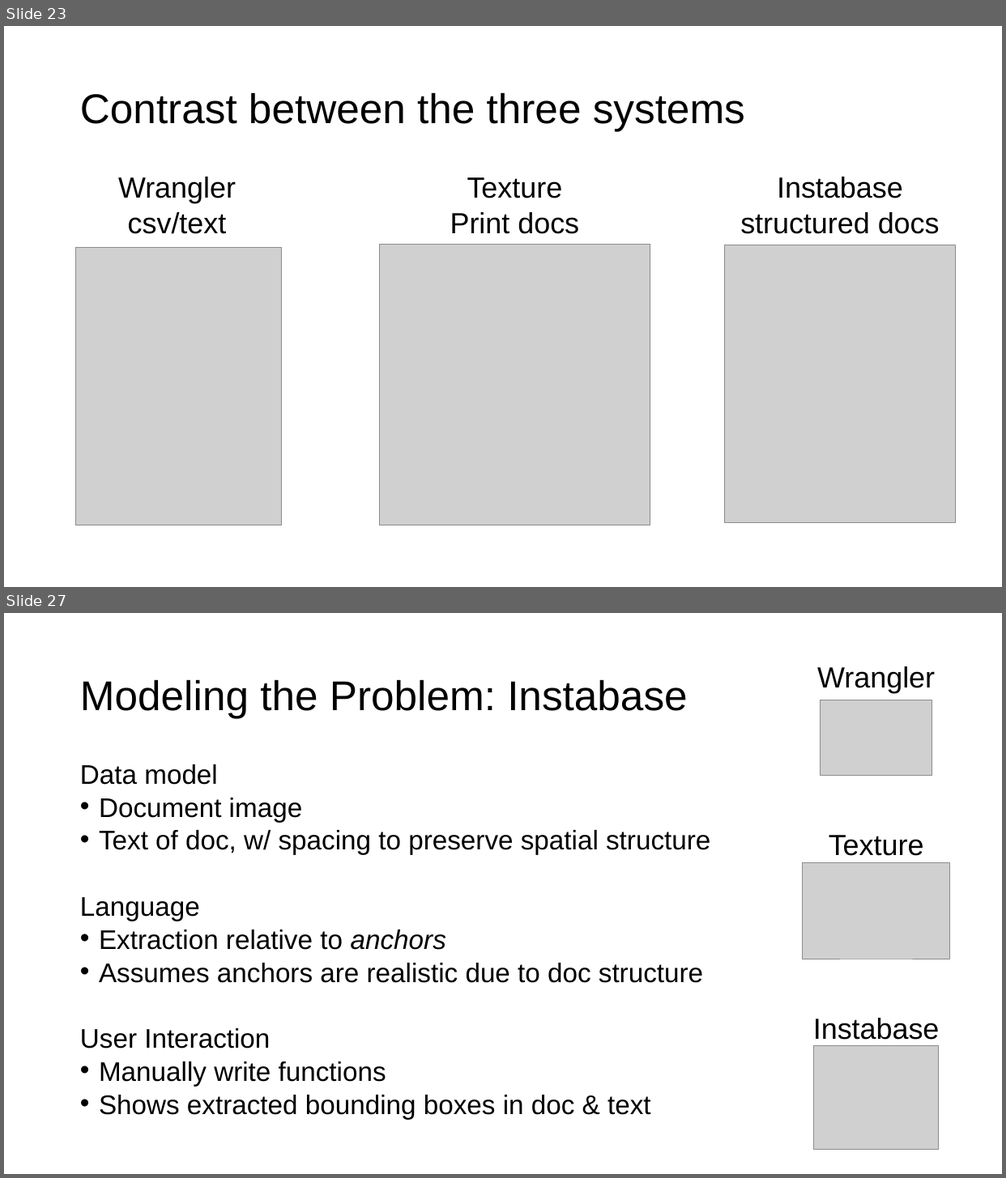
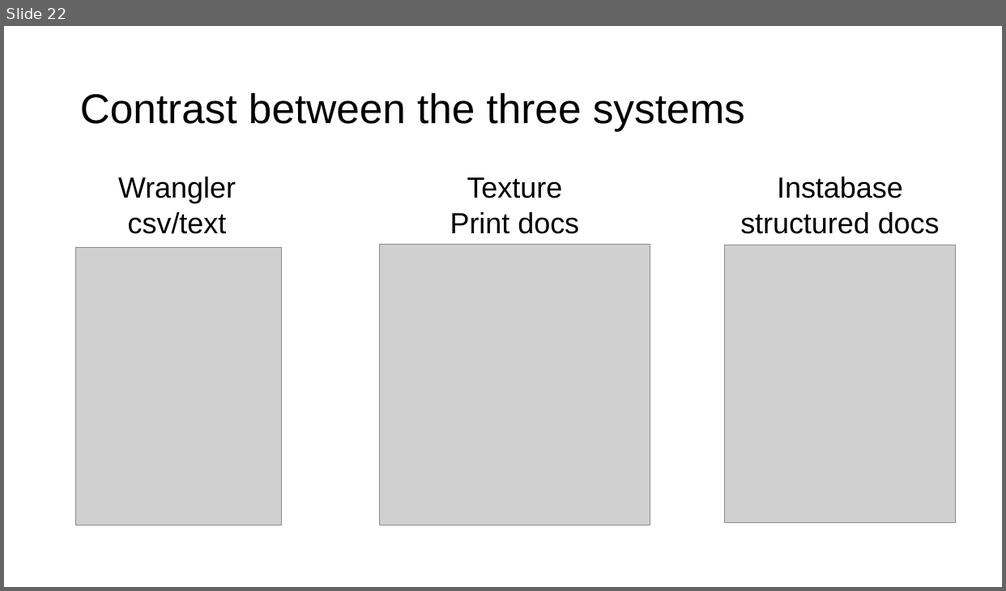
Before and after one commit to columbiaviz/columbiaviz.github.io, a slide deck: 2020s_w6998/lecs/11_text.pptx. Shown one above the other, each under a label of ours: slides 23 and 27 before the commit, slide 22 after it; the slides between them are not shown. The pictures are 1006x1178 and 1006x591 pixels, drawn with LibreOffice and Linux fonts; fonts in the diff are those of the drawing; grey boxes stand for pictures. Boxes give left, top, right and bottom in pixels: in the first picture for what was removed or moved away, otherwise in the second. Text is boxed around its words. In the diff, an @@ line names an element or a change of style, - is before the commit and + after.

```diff
--- a/2020s_w6998/lecs/11_text.pptx
+++ b/2020s_w6998/lecs/11_text.pptx
@@ slide 27 removed at [4, 613, 1002, 1174], background #FFFFFF @@
@@ title removed at [80, 679, 687, 718] @@
-Modeling the Problem: Instabase
@@ text removed at [817, 666, 935, 693] @@
-Wrangler
@@ picture removed at [820, 700, 932, 776] @@
@@ text removed at [80, 764, 710, 1119] @@
-Data model
-• Document image
-• Text of doc, w/ spacing to preserve spatial structure
-Language
-• Extraction relative to anchors
-• Assumes anchors are realistic due to doc structure
-User Interaction
-• Manually write functions
-• Shows extracted bounding boxes in doc & text
@@ text removed at [829, 835, 924, 856] @@
-Texture
@@ picture removed at [803, 863, 949, 959] @@
@@ text removed at [813, 1018, 940, 1040] @@
-Instabase
@@ picture removed at [814, 1046, 939, 1150] @@
@@ what was slide 23 is now slide 22 @@
```
Also in this commit, not shown: 2 slides changed, 7 slides added, 2 other slides removed.
